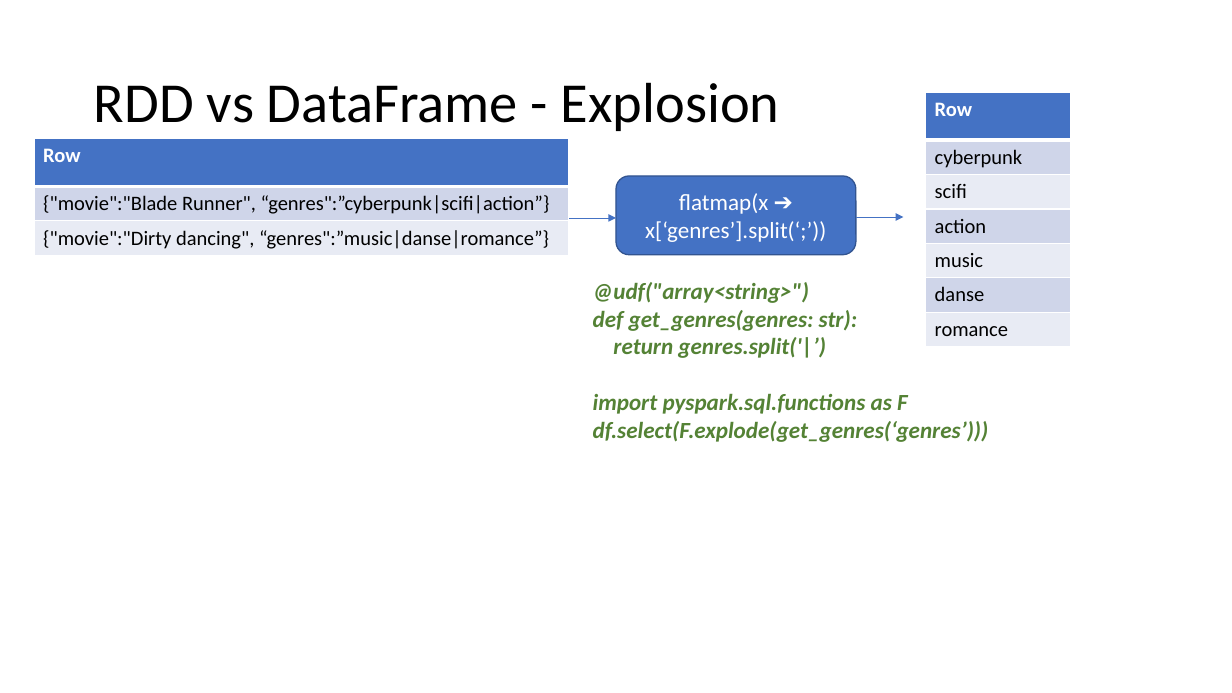
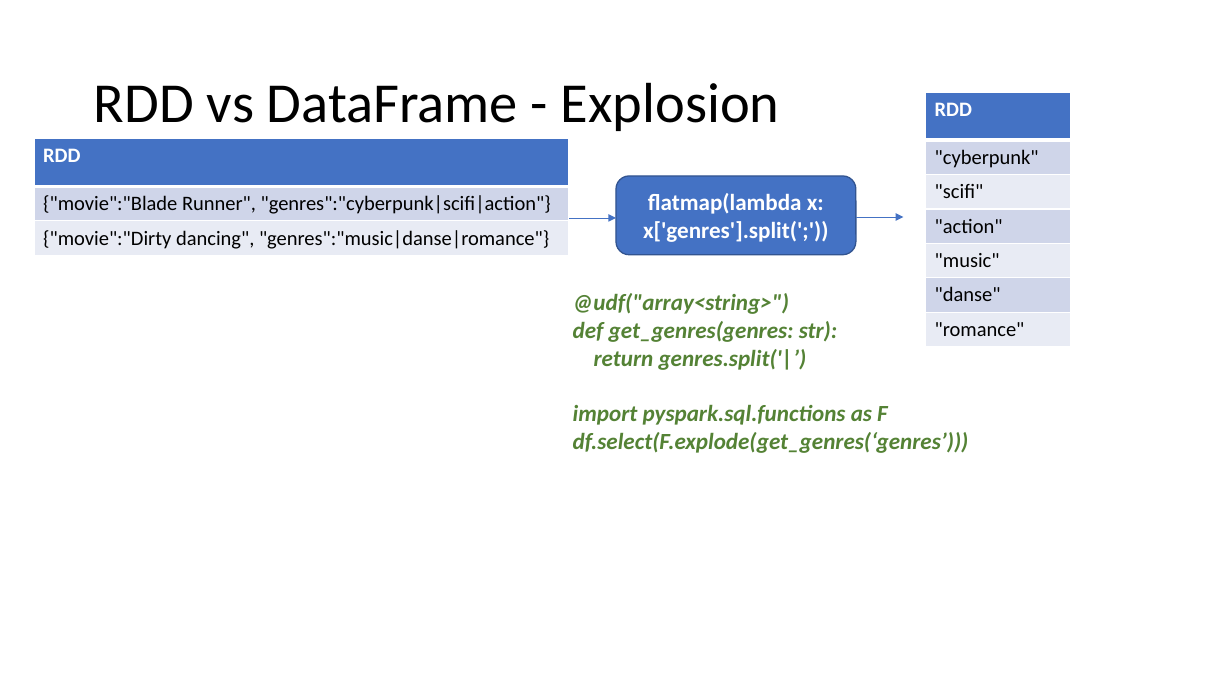
Before and after one commit to criteo-research/master-iasd, a slide deck: slide 9 of module4/td2/td2-spark-dataframe.pptx. Drawn at 1232x693 pixels with LibreOffice and Linux fonts; fonts in the diff are those of the drawing. Boxes give left, top, right and bottom in pixels: in the first picture for what was removed or moved away, otherwise in the second. Text is boxed around its words. In the diff, an @@ line names an element or a change of style, - is before the commit and + after.

```diff
--- a/module4/td2/td2-spark-dataframe.pptx
+++ b/module4/td2/td2-spark-dataframe.pptx
@@ table at [926, 92, 1071, 344] @@
-row 1, column 1: Row
+row 1, column 1: RDD
@@ row 2, column 1: "cyberpunk" to ""cyberpunk"" @@
@@ row 3, column 1: "scifi" to ""scifi"" @@
@@ row 4, column 1: "action" to ""action"" @@
@@ row 5, column 1: "music" to ""music"" @@
@@ row 6, column 1: "danse" to ""danse"" @@
@@ row 7, column 1: "romance" to ""romance"" @@
@@ table at [34, 139, 569, 254] @@
-row 1, column 1: Row
+row 1, column 1: RDD
@@ row 2, column 1: "{"movie":"Blade Runner", “genres":”cyberpunk|scifi|action”}" to "{"movie":"Blade Runner", "genres":"cyberpunk|scifi|action"}" @@
@@ row 3, column 1: "{"movie":"Dirty dancing", “genres":”music|danse|romance”}" to "{"movie":"Dirty dancing", "genres":"music|danse|romance"}" @@
@@ text in rounded rectangle at [643, 193, 829, 242]: text changed; bold on @@
-flatmap(x ➔ x[‘genres’].split(‘;’))
+flatmap(lambda x: x['genres'].split(';'))
@@ text "@udf("array<string>")": place and size @@
-text "@udf("array<string>")" at [593, 282, 989, 442]
+text "@udf("array<string>")" at [573, 293, 969, 453]
```
Also in this commit, not shown: 3 other slides changed, 1 other file.
